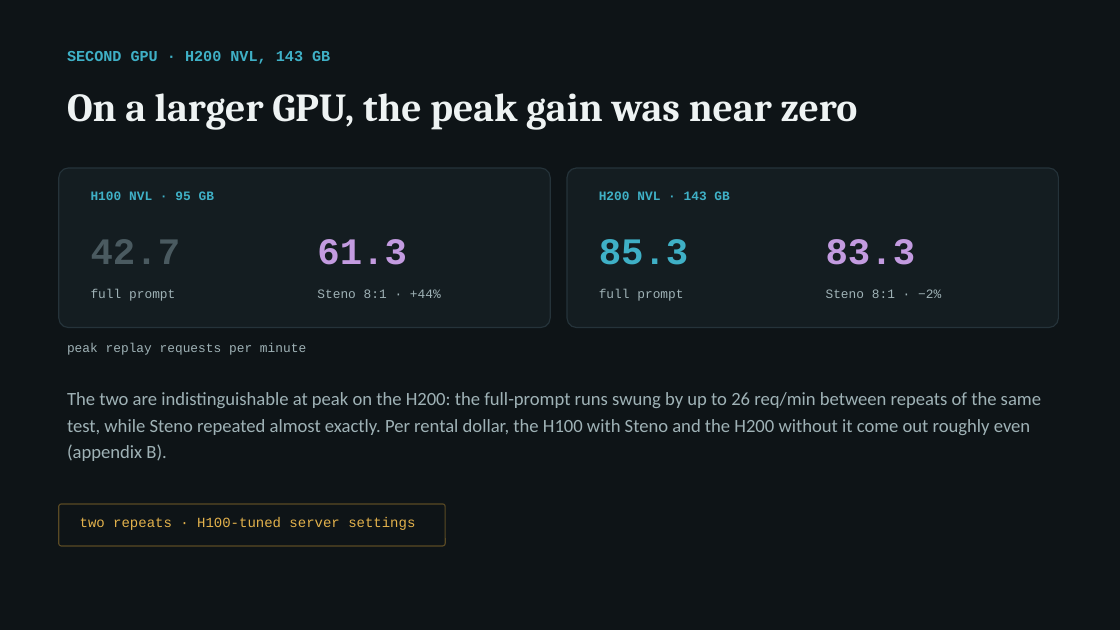
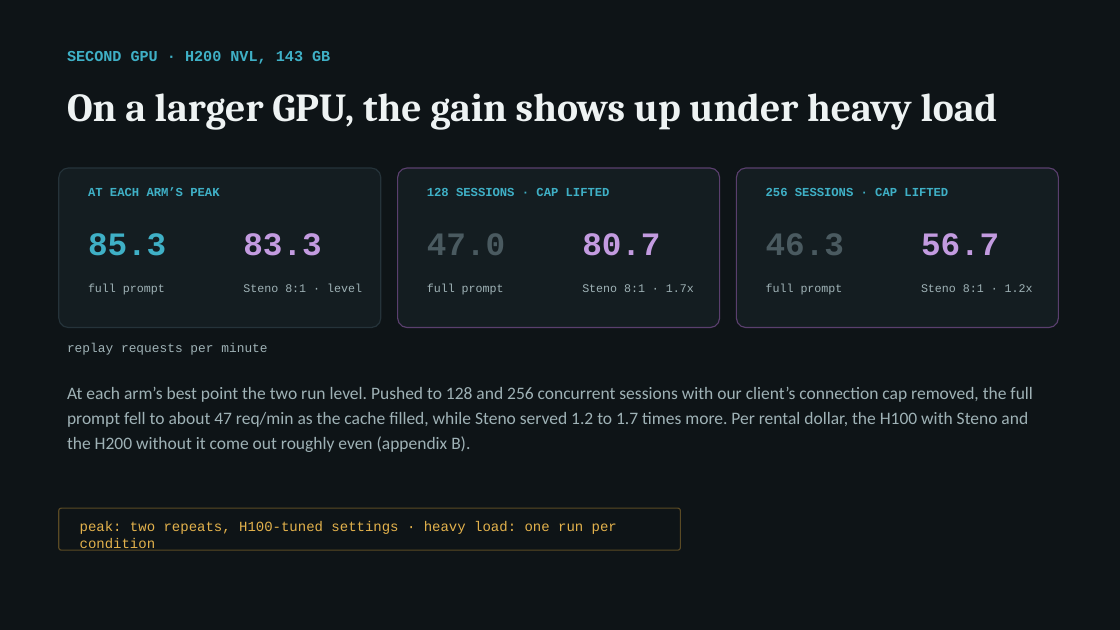
Before and after one commit to arunmenon/gisting-coding-agent, a slide deck: slide 9 of Gisting-CTO-deck.pptx. Drawn at 1120x630 pixels with LibreOffice and Linux fonts; fonts in the diff are those of the drawing. Boxes give left, top, right and bottom in pixels: in the first picture for what was removed or moved away, otherwise in the second. Text is boxed around its words. In the diff, an @@ line names an element or a change of style, - is before the commit and + after.

```diff
--- a/Gisting-CTO-deck.pptx
+++ b/Gisting-CTO-deck.pptx
@@ text at bbox=[67, 93, 998, 130]: text changed @@
-On a larger GPU, the peak gain was near zero
+On a larger GPU, the gain shows up under heavy load
@@ rounded rectangle: place and size @@
-rounded rectangle at bbox=[59, 168, 550, 328]
+rounded rectangle at bbox=[59, 168, 381, 328]
@@ rounded rectangle: place and size @@
-rounded rectangle at bbox=[567, 168, 1059, 328]
+rounded rectangle at bbox=[397, 168, 719, 328]
@@ rounded rectangle at bbox=[397, 168, 719, 328]: outline #25333A 1 pt to #5A3F6E 1 pt @@
@@ rounded rectangle added at bbox=[737, 168, 1059, 328], fill #141D21, outline #5A3F6E 1 pt @@
@@ text at bbox=[88, 188, 219, 196]: text changed; size 11 to 10.5 pt @@
-H100 NVL · 95 GB
+AT EACH ARM’S PEAK
@@ text added at bbox=[427, 188, 610, 196], 10.5 pt, text #3FB0C6, bold @@
+128 SESSIONS · CAP LIFTED
@@ text removed at bbox=[599, 191, 729, 200] @@
-H200 NVL · 143 GB
@@ text added at bbox=[766, 188, 948, 196], 10.5 pt, text #3FB0C6, bold @@
+256 SESSIONS · CAP LIFTED
@@ text "85.3": place and size @@
-text "85.3" at bbox=[599, 239, 689, 265]
+text "85.3" at bbox=[88, 233, 166, 256]
@@ text "85.3" at bbox=[88, 233, 166, 256]: size 32 to 28 pt @@
@@ text removed at bbox=[91, 239, 181, 264] @@
-42.7
@@ text at bbox=[243, 233, 321, 256]: text changed; size 32 to 28 pt @@
-61.3
+83.3
@@ text added at bbox=[427, 233, 505, 255], 28 pt, text #4A5A60, bold @@
+47.0
@@ text added at bbox=[582, 233, 660, 256], 28 pt, text #C39BE0, bold @@
+80.7
@@ text at bbox=[766, 233, 844, 255]: text changed; size 32 to 28 pt; text colour #C39BE0 to #4A5A60 @@
-83.3
+46.3
@@ text added at bbox=[921, 233, 999, 256], 28 pt, text #C39BE0, bold @@
+56.7
@@ text "full prompt" at bbox=[88, 284, 165, 295]: size 11 to 10 pt @@
@@ text at bbox=[243, 284, 362, 292]: text changed; size 11 to 10 pt @@
-Steno 8:1 · +44%
+Steno 8:1 · level
@@ text "full prompt" at bbox=[427, 284, 504, 294]: size 11 to 10 pt @@
@@ text "full prompt": place and size @@
-text "full prompt" at bbox=[599, 289, 683, 301]
+text "full prompt" at bbox=[427, 284, 504, 294]
@@ text at bbox=[582, 284, 694, 292]: text changed; size 11 to 10 pt @@
-Steno 8:1 · −2%
+Steno 8:1 · 1.7x
@@ text added at bbox=[766, 284, 843, 295], 10 pt, text #9FB2B6 @@
+full prompt
@@ text added at bbox=[921, 284, 1033, 292], 10 pt, text #9FB2B6 @@
+Steno 8:1 · 1.2x
@@ text at bbox=[67, 343, 267, 355]: text changed @@
-peak replay requests per minute
+replay requests per minute
@@ text at bbox=[67, 387, 1033, 452]: text changed; size 16 to 15 pt @@
-The two are indistinguishable at peak on the H200: the full-prompt runs swung by up to 26 req/min between repeats of the same test, while Steno repeated almost exactly. Per rental dollar, the H100 with Steno and the H200 without it come out roughly even (appendix B).
+At each arm’s best point the two run level. Pushed to 128 and 256 concurrent sessions with our client’s connection cap removed, the full prompt fell to about 47 req/min as the cache filled, while Steno served 1.2 to 1.7 times more. Per rental dollar, the H100 with Steno and the H200 without it come out roughly even (appendix B).
@@ rounded rectangle: place and size @@
-rounded rectangle at bbox=[59, 504, 445, 546]
+rounded rectangle at bbox=[59, 508, 681, 550]
@@ text at bbox=[80, 521, 617, 551]: text changed @@
-two repeats · H100-tuned server settings
+peak: two repeats, H100-tuned settings · heavy load: one run per condition
```
Also in this commit, not shown: 4 other slides changed, 5 other files.
